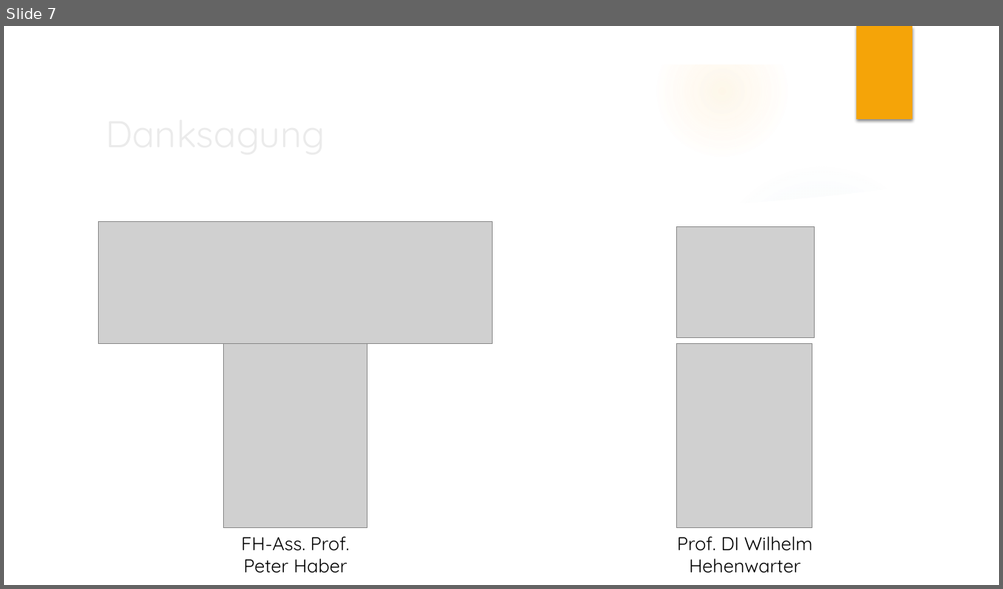
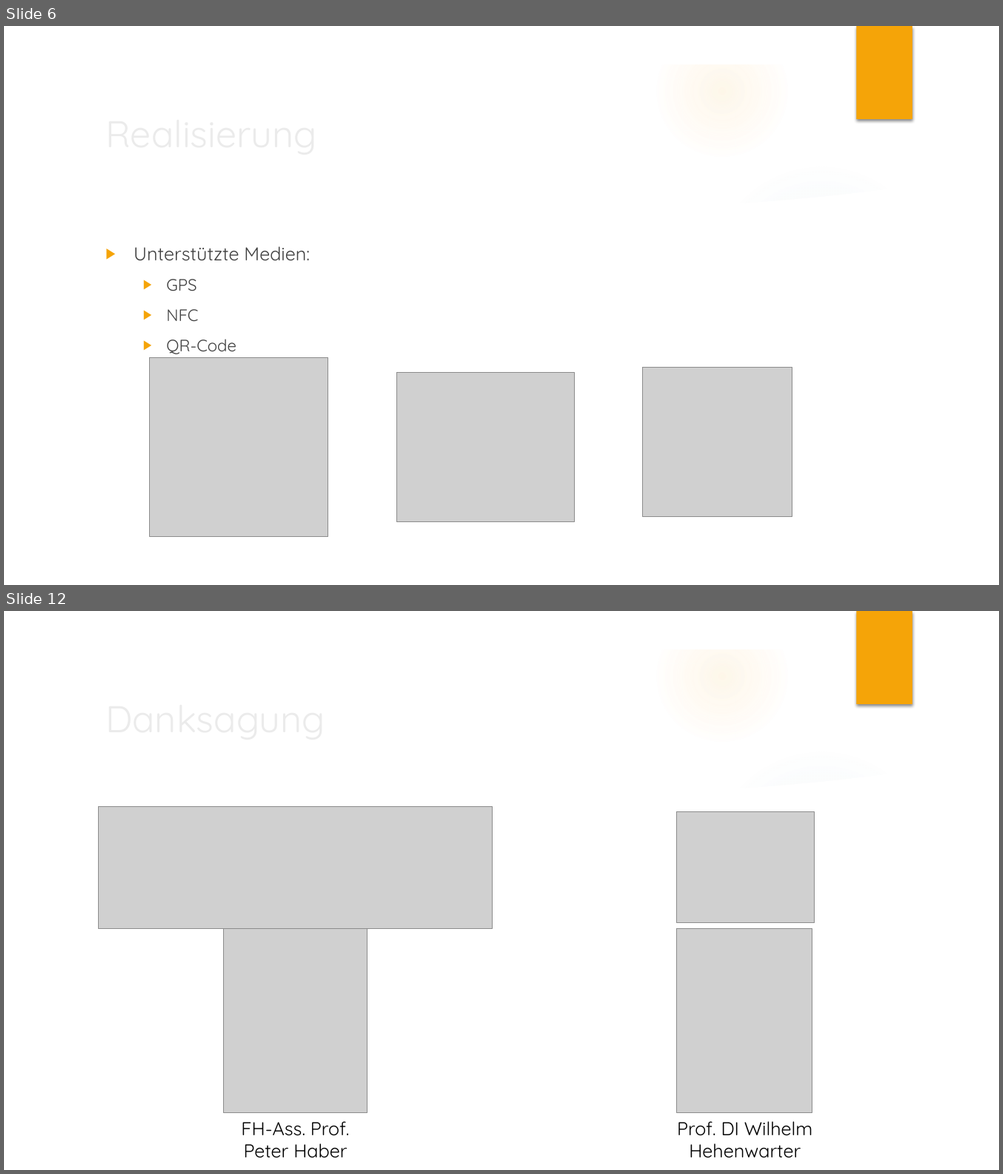
Before and after one commit to FerdinandBrunauer/Diplomarbeit, a slide deck: Planung/Präsentation/Präsentation.pptx. Shown one above the other, each under a label of ours: slide 7 before the commit, slides 6 and 12 after it; the slides between them are not shown. The pictures are 1003x589 and 1003x1174 pixels, drawn with LibreOffice and Linux fonts; fonts in the diff are those of the drawing; grey boxes stand for pictures; background and template pictures are left out. Boxes give left, top, right and bottom in pixels: in the first picture for what was removed or moved away, otherwise in the second. Text is boxed around its words. In the diff, an @@ line names an element or a change of style, - is before the commit and + after.

```diff
--- a/Planung/Präsentation/Präsentation.pptx
+++ b/Planung/Präsentation/Präsentation.pptx
@@ slide 6 added at box(4, 26, 999, 585), background picture (left out); not listed: 10 template elements that a slide beside it also shows @@
@@ title added at box(98, 104, 813, 164), 36 pt, text #EBEBEB @@
+Realisierung
@@ text added at box(134, 247, 310, 355), 18 pt, text #404040 @@
+▶ Unterstützte Medien:
+  ▶ GPS
+  ▶ NFC
+  ▶ QR-Code
@@ picture added at box(150, 358, 328, 537) @@
@@ picture added at box(396, 373, 574, 522) @@
@@ picture added at box(643, 368, 792, 517) @@
@@ what was slide 7 is now slide 12 @@
```
Also in this commit, not shown: 3 slides changed, 6 other slides added, 1 slide removed, 3 other files.
